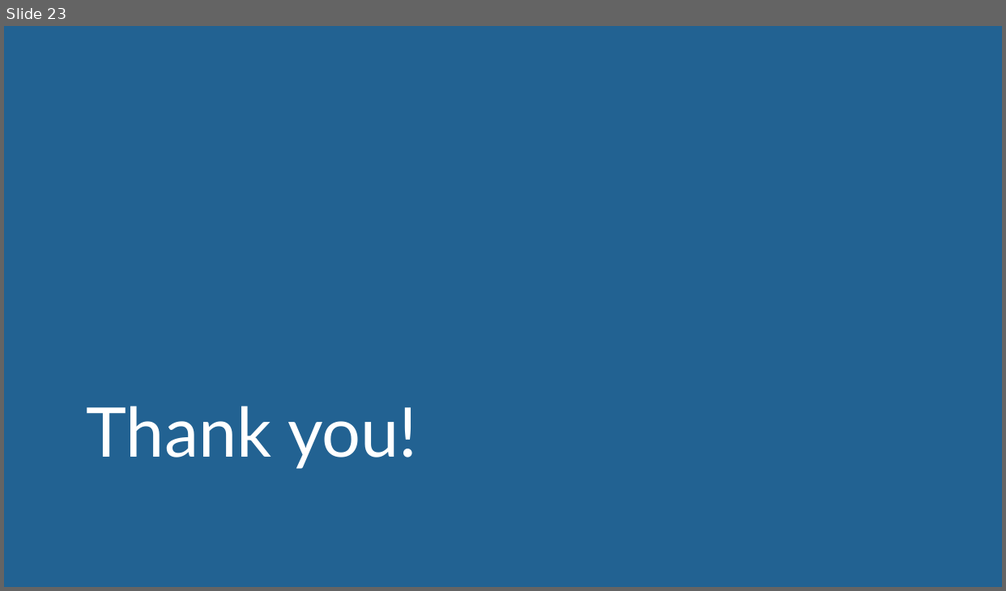
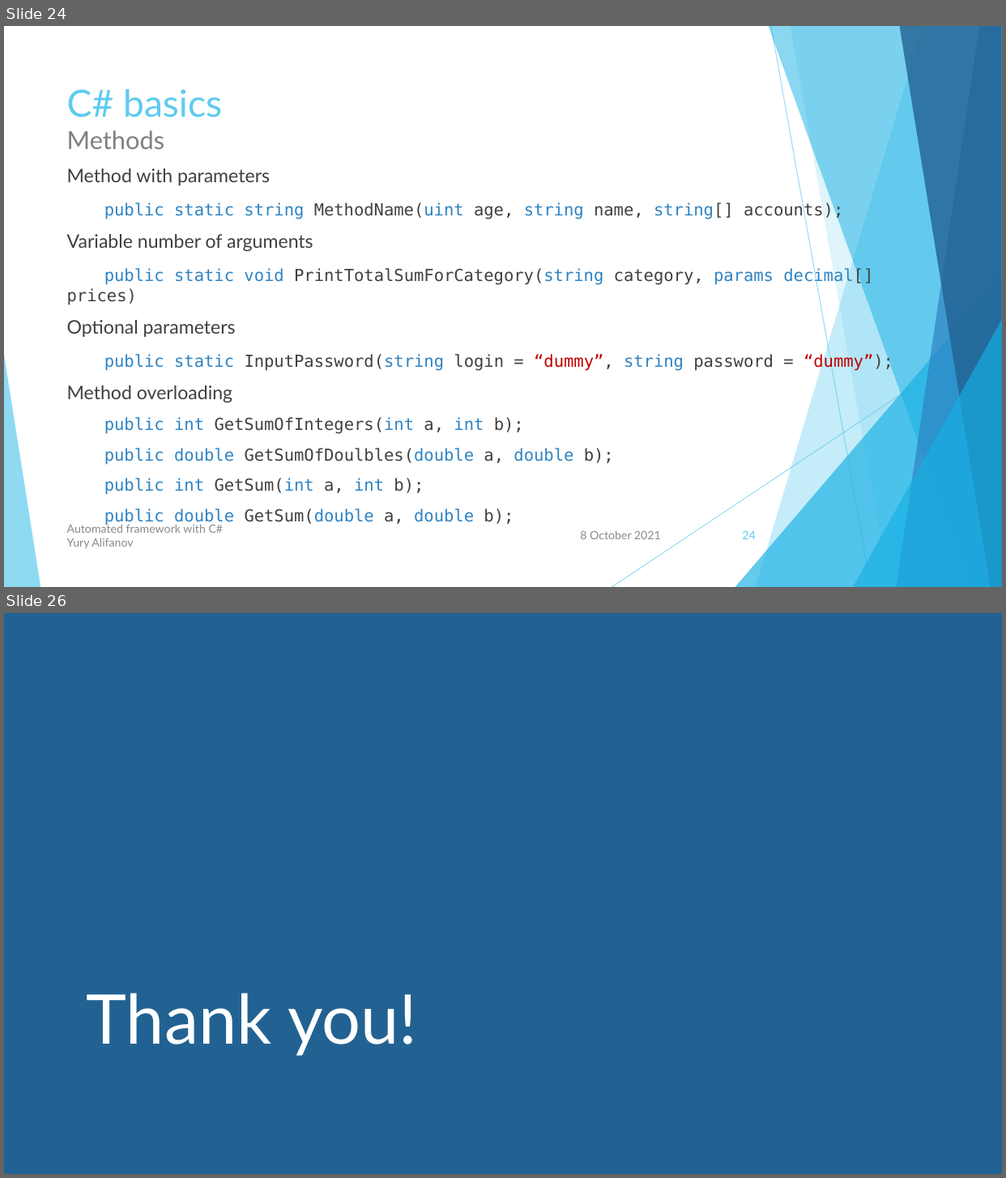
Before and after one commit to user-yalif/ITLeadersCourseAlifanov, a slide deck: Alifanov.ITLeadersCourse/Automated framework with C#.pptx. Shown one above the other, each under a label of ours: slide 23 before the commit, slides 24 and 26 after it; the slides between them are not shown. The pictures are 1006x591 and 1006x1178 pixels, drawn with LibreOffice and Linux fonts; fonts in the diff are those of the drawing. Boxes give left, top, right and bottom in pixels: in the first picture for what was removed or moved away, otherwise in the second. Text is boxed around its words. In the diff, an @@ line names an element or a change of style, - is before the commit and + after.

```diff
--- a/Alifanov.ITLeadersCourse/Automated framework with C#.pptx
+++ b/Alifanov.ITLeadersCourse/Automated framework with C#.pptx
@@ slide 24 added at bbox=[4, 26, 1002, 587], background #FFFFFF; not listed: 10 template elements that a slide beside it also shows @@
@@ title added at bbox=[67, 89, 222, 149], 36 pt, text #5FCBEF @@
+C# basics
+Methods
@@ text added at bbox=[67, 169, 893, 526], 16 pt, text #404040 @@
+Method with parameters
+public static string MethodName(uint age, string name, string[] accounts);
+Variable number of arguments
+public static void PrintTotalSumForCategory(string category, params decimal[] prices)
+Optional parameters
+public static InputPassword(string login = “dummy”, string password = “dummy”);
+Method overloading
+public int GetSumOfIntegers(int a, int b);
+public double GetSumOfDoulbles(double a, double b);
+public int GetSum(int a, int b);
+public double GetSum(double a, double b);
@@ text added at bbox=[67, 523, 224, 549], 11 pt, text #8C8C8C @@
+Automated framework with C#
+Yury Alifanov
@@ text added at bbox=[580, 531, 661, 540], 11 pt, text #8C8C8C @@
+8 October 2021
@@ page number added at bbox=[742, 531, 755, 540], 11 pt, text #5FCBEF @@
+24
@@ what was slide 23 is now slide 26 @@
```
Also in this commit, not shown: 14 slides changed, 2 other slides added, 3 other files.
